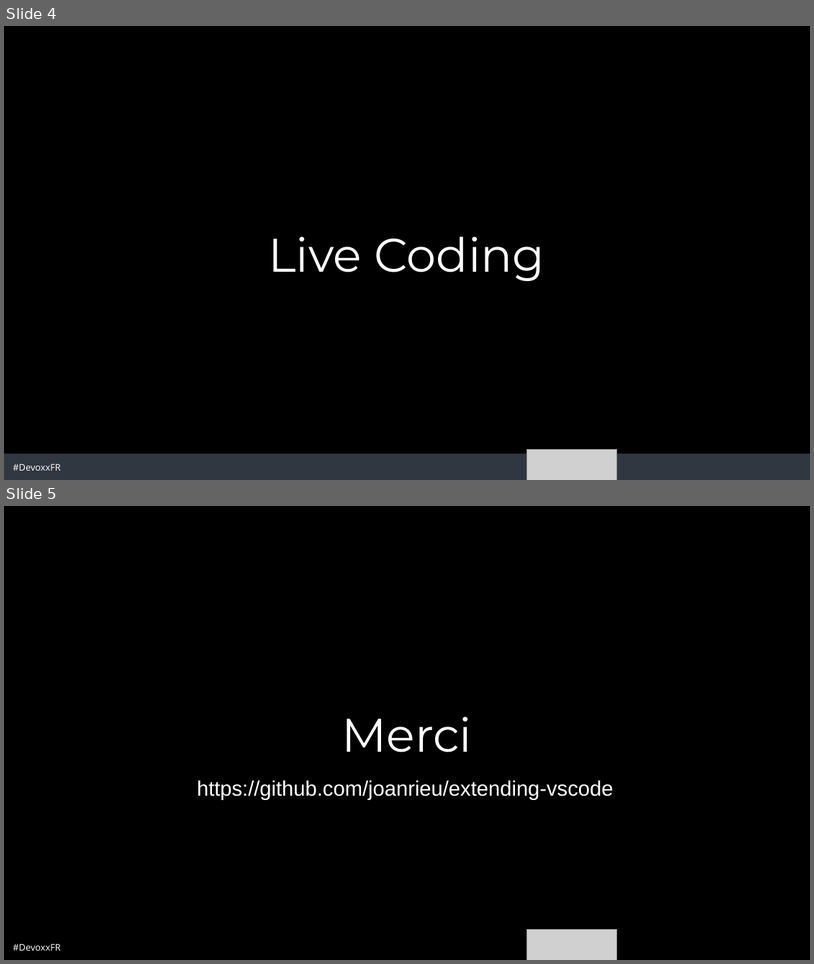
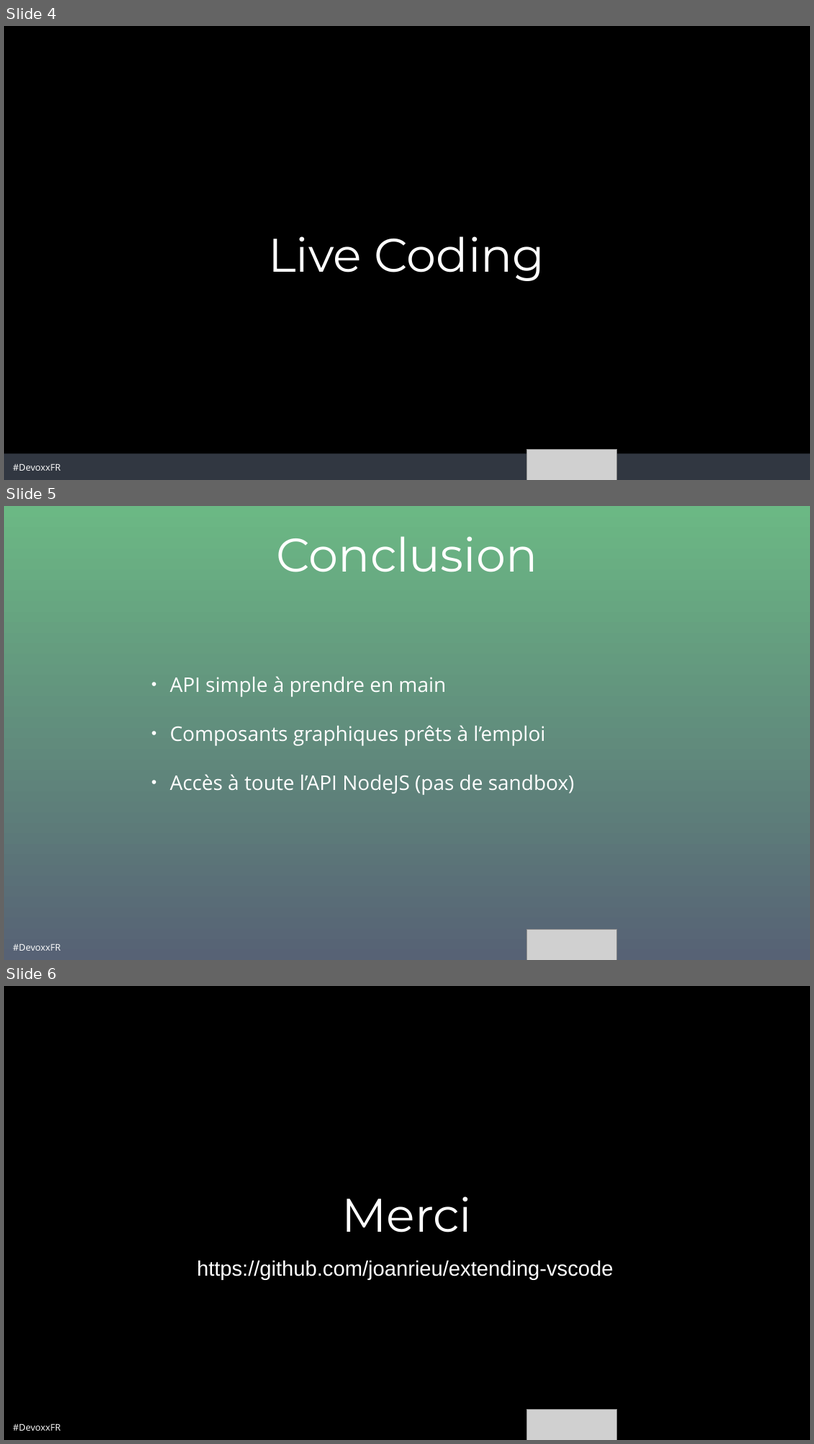
Before and after one commit to joanrieu/extending-vscode, a slide deck: Etendre VS Code - Devoxx 2019.pptx. Shown one above the other, each under a label of ours: slides 4 and 5 before the commit, slides 4, 5 and 6 after it. The pictures are 814x964 and 814x1444 pixels, drawn with LibreOffice and Linux fonts; fonts in the diff are those of the drawing; grey boxes stand for pictures; background and template pictures are left out. Boxes give left, top, right and bottom in pixels: in the first picture for what was removed or moved away, otherwise in the second. Text is boxed around its words. In the diff, an @@ line names an element or a change of style, - is before the commit and + after.

```diff
--- a/Etendre VS Code - Devoxx 2019.pptx
+++ b/Etendre VS Code - Devoxx 2019.pptx
@@ slide 5 added at <box>4,506,810,960</box>, background gradient #576275 to #6BB884; not listed: 1 template element that a slide beside it also shows @@
@@ title added at <box>276,536,538,572</box>, 112 pt, text #FFFFFF @@
+Conclusion
@@ text added at <box>170,676,575,795</box>, 48 pt, text #FFFFFF @@
+• API simple à prendre en main
+• Composants graphiques prêts à l’emploi
+• Accès à toute l’API NodeJS (pas de sandbox)
@@ picture added at <box>527,929,617,960</box> @@
@@ what was slide 5 is now slide 6 @@
```
Also in this commit, not shown: 2 slides changed.
